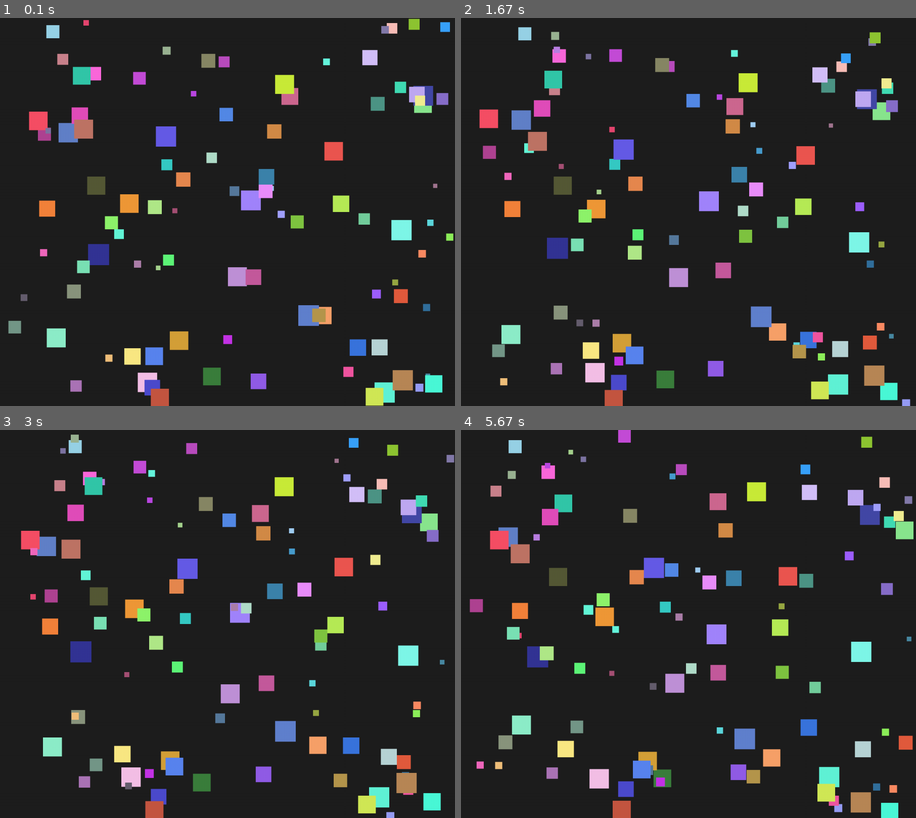
Above: before the commit, frames 1-4 (two rows, left to right).
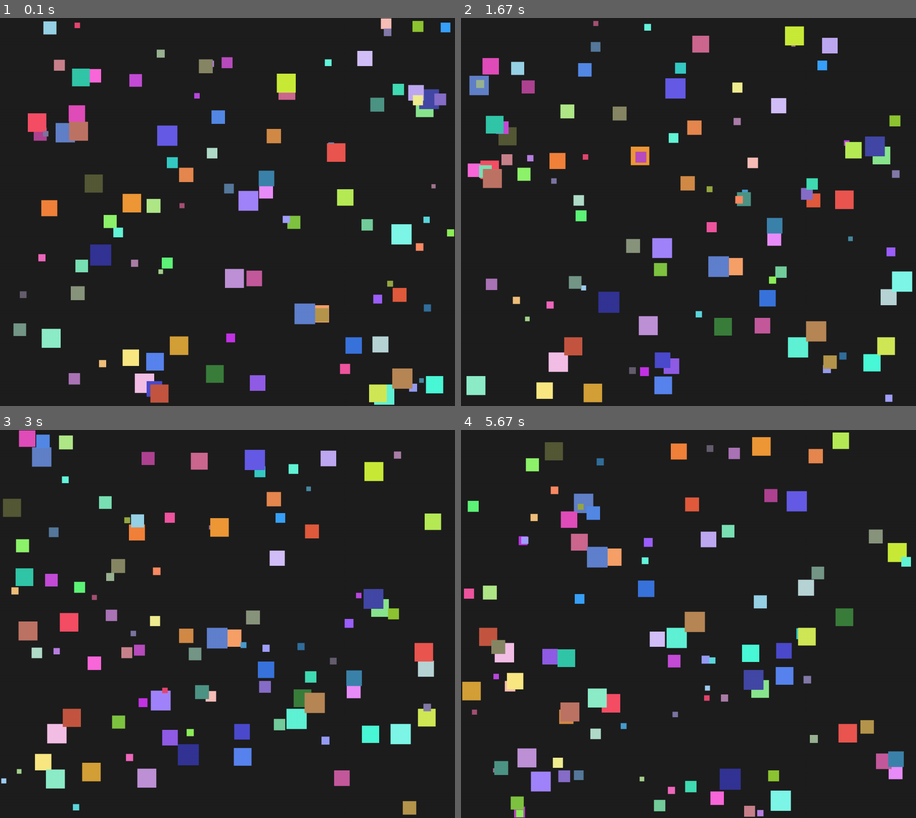
Above: after the commit, the same moments.

Repository: luc11Mhe/lab8-pygame
Game: pygame game, started from main.py
Two runs of this game, one before a commit and one after it. Both use one fixed random seed, a clock stepped at 60 frames per second and the inputs below.
Inputs:
- Up to frame 1 (0.1 s): no input
- Up to frame 2 (1.67 s): no input
- Up to frame 3 (3 s): no input
- Up to frame 4 (5.67 s): no input

The runs differ from the first frame. In frame 1, 6.6% of the frame differs, in the area x 1-100%, y 0-100%; in frame 2, 20%; in frame 3, 21%; in frame 4, 21%, in the area x 0-100%, y 0-100%.

Commit message:
remove random acceleration-based jitter that breaks speed consistency

Diff:
--- a/main.py
+++ b/main.py
@@ -32,8 +32,6 @@
         )
 
     def move(self):
-        self.dx += random.choice([-1, 0, 1])
-        self.dy += random.choice([-1, 0, 1])
 
         if abs(self.dx) > self.max_speed:
             self.dx = self.max_speed if self.dx > 0 else -self.max_speed
